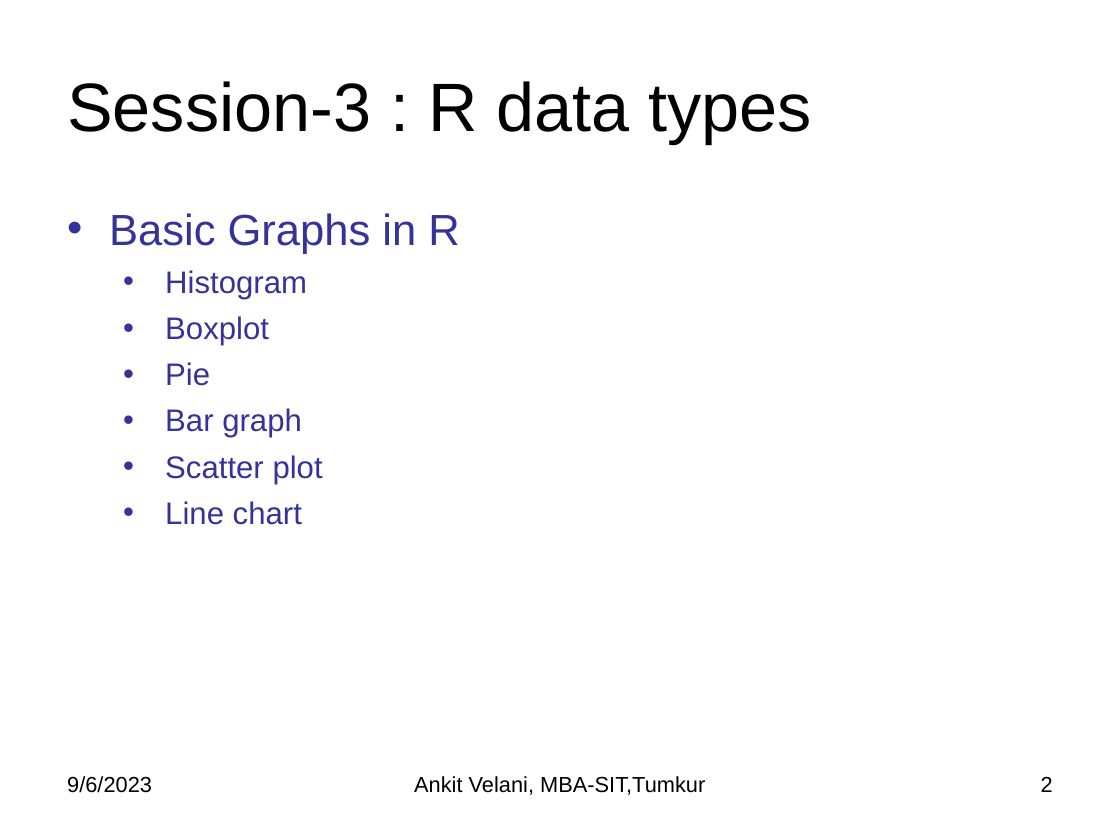
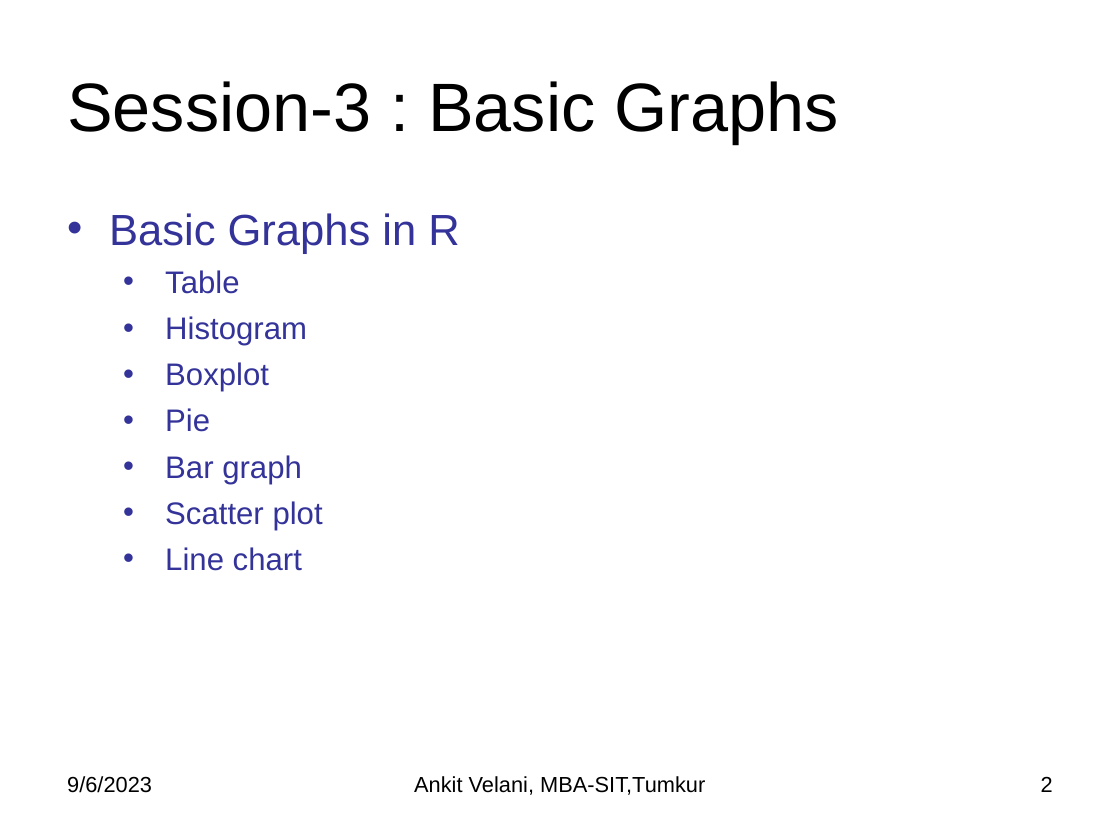
Before and after one commit to sitmbadept/sitmbadept.github.io, a slide deck: slide 2 of 2023/UNIT_3/UNIT-3-R-PART_3.pptx. Drawn at 1120x840 pixels with LibreOffice and Linux fonts; fonts in the diff are those of the drawing. Boxes give left, top, right and bottom in pixels: in the first picture for what was removed or moved away, otherwise in the second. Text is boxed around its words. In the diff, an @@ line names an element or a change of style, - is before the commit and + after.

```diff
--- a/2023/UNIT_3/UNIT-3-R-PART_3.pptx
+++ b/2023/UNIT_3/UNIT-3-R-PART_3.pptx
@@ title at box(67, 81, 838, 143): text changed @@
-Session-3 : R data types
+Session-3 : Basic Graphs
@@ text at box(165, 270, 239, 294): paragraph added @@
+  • Table
```
Also in this commit, not shown: 1 other slide changed, 3 slides added, 1 other file.
